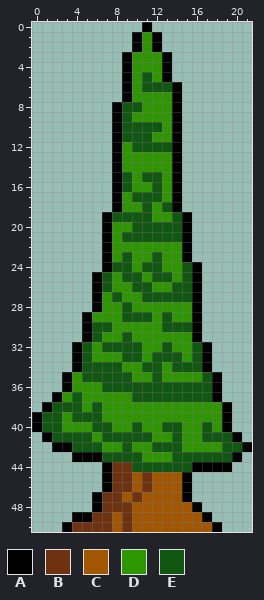
Pixel-art sprite: assets/img/arbres/Arbre2.png. Above, as it was before the edit.
The file is 154x357 pixels, drawn in blocks of 7x7; one block is one cell here.
Palette (. is transparent): A #000000  B #6f3210  C #a35600  D #2e9600  E #105711
Pixels before, first column x 0:
 0 ...........A..........
 1 ..........ADA.........
 2 ..........ADA.........
 3 .........ADDDA........
 4 .........ADDDA........
 5 .........ADEDA........
 6 .........ADEEEA.......
 7 .........ADDDDA.......
 8 ........AEEDDDA.......
 9 ........AEDDDDA.......
10 ........AEEEEDA.......
11 ........AEEEDDA.......
12 ........ADEEEEA.......
13 ........ADDDDDA.......
14 ........ADDDDDA.......
15 ........AEDEEDA.......
16 ........AEDDEDA.......
17 ........ADEEEDA.......
18 ........ADDEDEA.......
19 .......AEEEEDDEA......
20 .......ADDEEEEEA......
21 .......ADEEEEEEA......
22 .......ADDDDDDDA......
23 .......ADEDDEDDA......
24 .......AEEDEEDDEA.....
25 ......AEDEEDEEDEA.....
26 ......AEDDEEDDEEA.....
27 ......ADEDDEEEEEA.....
28 ......ADDEDDDDDDA.....
29 .....ADDDEEEDEDDA.....
30 .....AEEDDDDDEEEA.....
31 .....AEDDEDDDDDDA.....
32 ....AEDEEEEDDEDDEA....
33 ....AEDDDEEDEEEDEA....
34 ....AEEEEDDEEDEEEA....
35 ...ADEEEEEDDEDDDDEA...
36 ...ADDDEEEEEEEEEEEA...
37 ..ADEDDDDDEEEEEEEEA...
38 .AEEEDEDDDDDDDDDDDDA..
39 AEEDEEEDDDDDDDDDDDDA..
40 AEEDDDEEDDEDDEEDDEDA..
41 .AEEEEDEEEEEDDEDDEEEA.
42 ..AAEEEDDEDDEEEDDDDEEA
43 ....AAAEEEEDDDEEEEEEA.
44 .......ABBEEEEEEAAAA..
45 .......ABBCBCCCA......
46 .......ABBCBCCCA......
47 ......ABBCBCCCCA......
48 ......ABBBCCCCCCA.....
49 ....AABBCBCCCCCCCA....
50 ...ABBBBCBCCCCCCCCA...
New version:
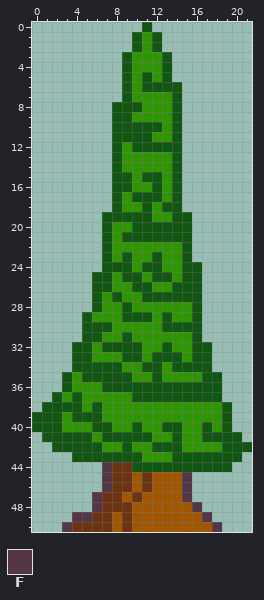
Colours new in this view: F #543647
The edit:
Changed rows in their new state; - is an unchanged pixel.
first column x 0:
 0 -----------E----------
 1 ----------E-E---------
 2 ----------E-E---------
 3 ---------E---E--------
 4 ---------E---E--------
 5 ---------E---E--------
 6 ---------E----E-------
 7 ---------E----E-------
 8 --------E-----E-------
 9 --------E-----E-------
10 --------E-----E-------
11 --------E-----E-------
12 --------E-----E-------
13 --------E-----E-------
14 --------E-----E-------
15 --------E-----E-------
16 --------E-----E-------
17 --------E-----E-------
18 --------E-----E-------
19 -------E-------E------
20 -------E-------E------
21 -------E-------E------
22 -------E-------E------
23 -------E-------E------
24 -------E--------E-----
25 ------E---------E-----
26 ------E---------E-----
27 ------E---------E-----
28 ------E---------E-----
29 -----E----------E-----
30 -----E----------E-----
31 -----E----------E-----
32 ----E------------E----
33 ----E------------E----
34 ----E------------E----
35 ---E--------------E---
36 ---E--------------E---
37 --E---------------E---
38 -E-----------------E--
39 E------------------E--
40 E------------------E--
41 -E------------------E-
42 --EE-----------------E
43 ----EEE-------------E-
44 -------F--------EEEE--
45 -------F-------F------
46 -------F-------F------
47 ------F--------F------
48 ------F---------F-----
49 ----FF-----------F----
50 ---F--------------F---
